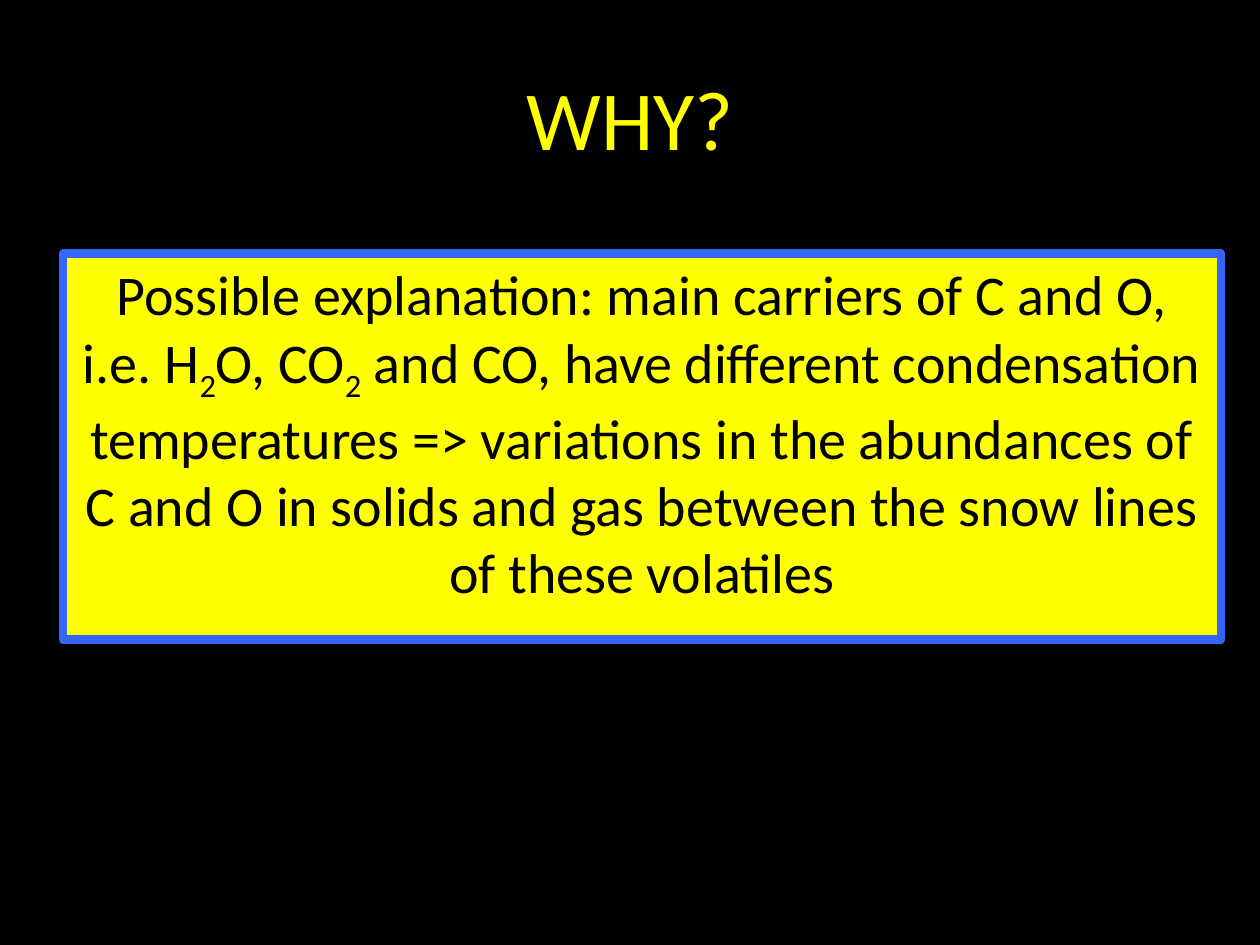
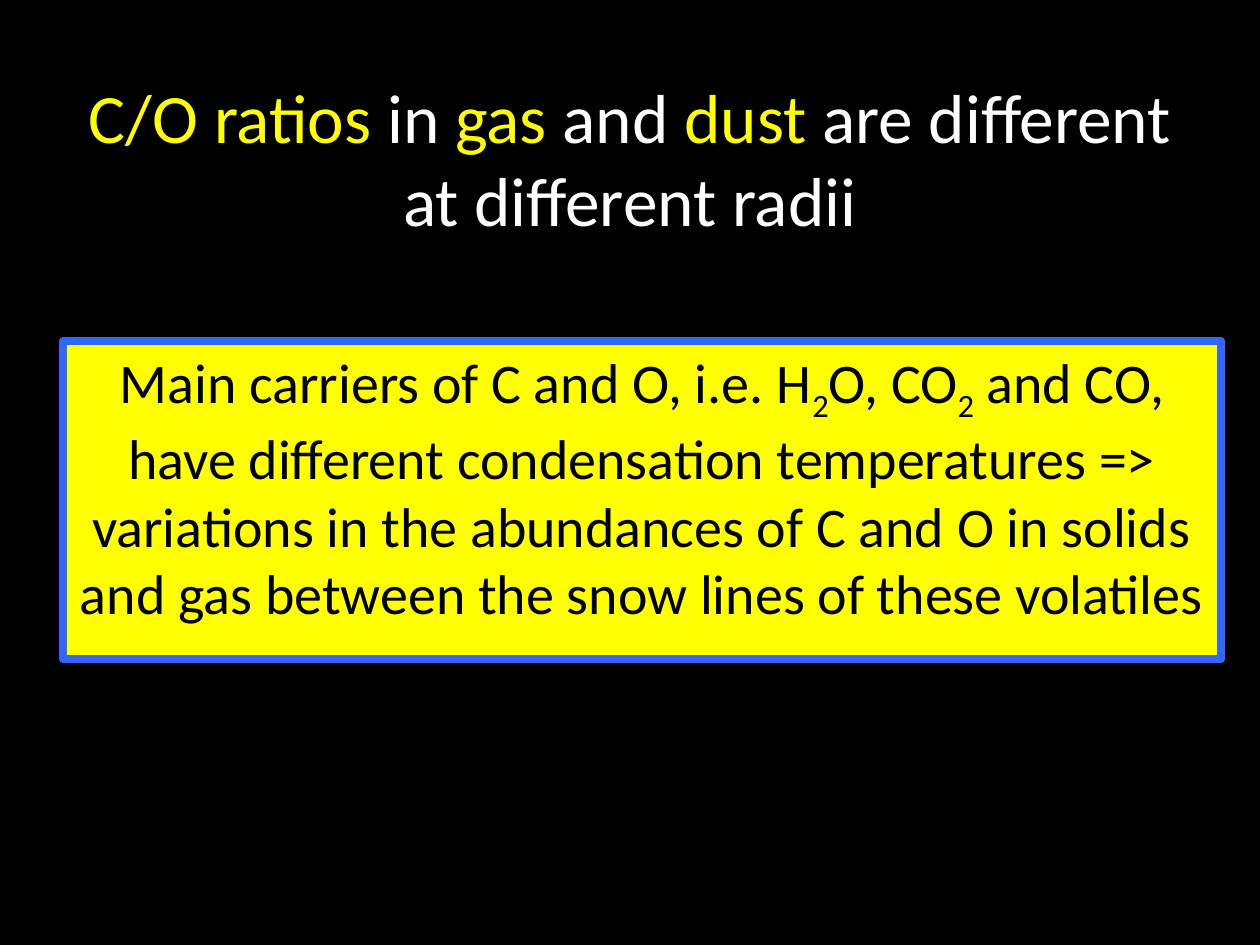
Before and after one commit to apiso/Thesis, a slide deck: slide 14 of slides/AAS_talk.pptx (slide 9 before the commit). Drawn at 1260x945 pixels with LibreOffice and Linux fonts; fonts in the diff are those of the drawing. Boxes give left, top, right and bottom in pixels: in the first picture for what was removed or moved away, otherwise in the second. Text is boxed around its words. In the diff, an @@ line names an element or a change of style, - is before the commit and + after.

```diff
--- a/slides/AAS_talk.pptx
+++ b/slides/AAS_talk.pptx
@@ title added at <box>89,95,1171,227</box>, 39.6 pt, text #FFFFFF @@
+C/O ratios in gas and dust are different at different radii
@@ title removed at <box>527,92,734,151</box> @@
-WHY?
@@ text "Main carriers of C and ...": place and size @@
-text "Main carriers of C and ..." at <box>63,253,1221,639</box>
+text "Main carriers of C and ..." at <box>63,341,1221,659</box>
@@ text at <box>80,364,1202,624</box>: text changed @@
-Possible explanation: main carriers of C and O, i.e. H2O, CO2 and CO, have different condensation temperatures => variations in the abundances of C and O in solids and gas between the snow lines of these volatiles
+Main carriers of C and O, i.e. H2O, CO2 and CO, have different condensation temperatures => variations in the abundances of C and O in solids and gas between the snow lines of these volatiles
```
Also in this commit, not shown: 6 other slides changed, 11 slides added, 1 slide removed, 5 other files.
